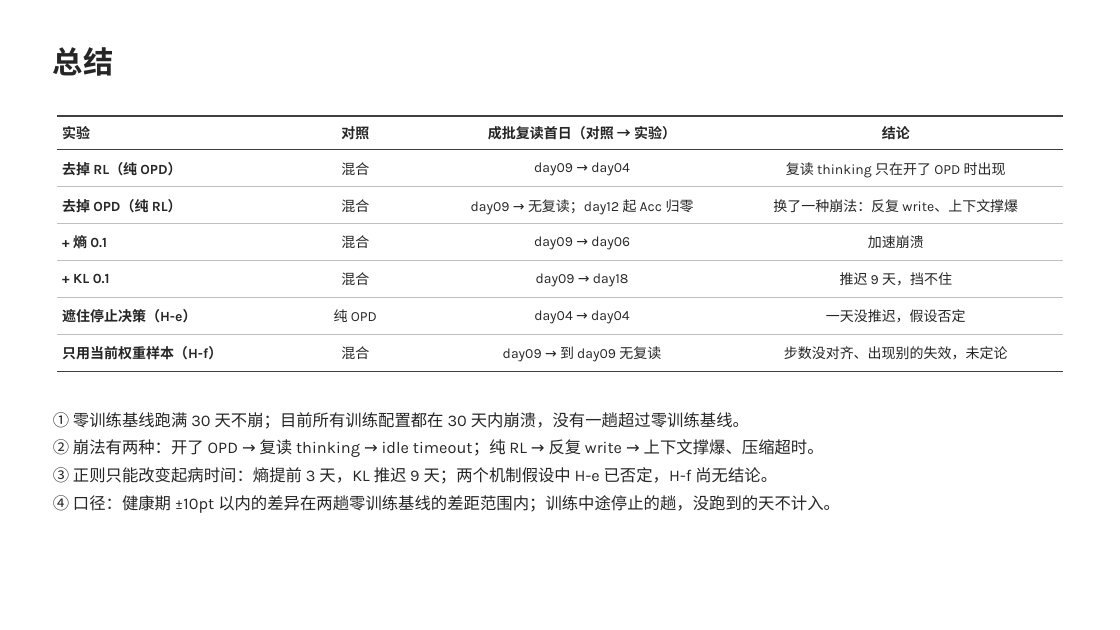
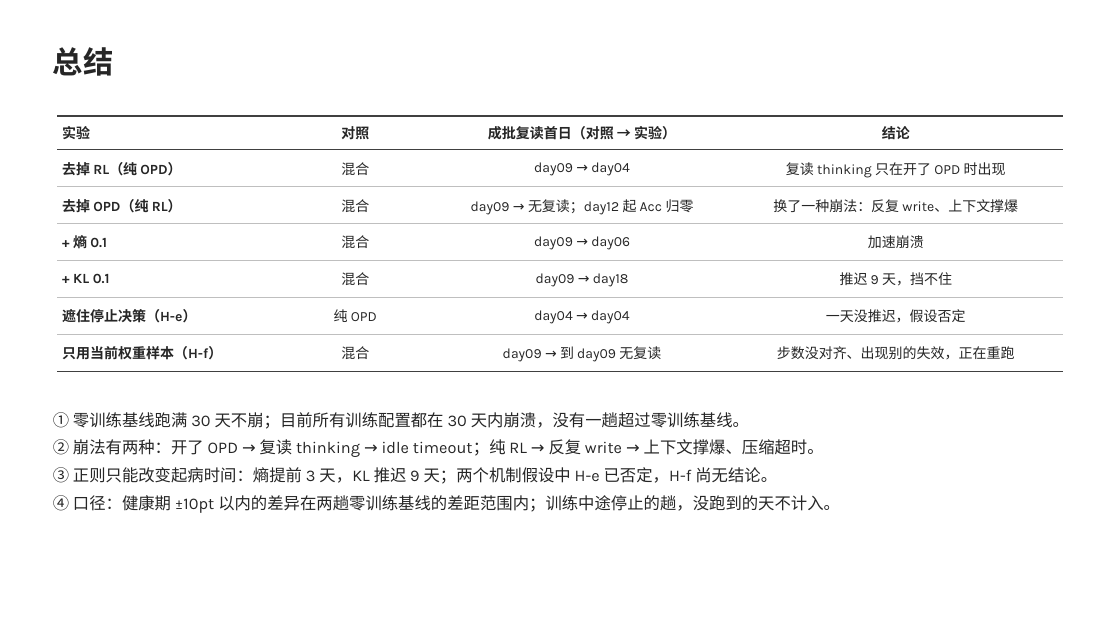
Before and after one commit to maoumao34-design/OpenClaw-RL, a slide deck: slide 9 of report/Openclaw-RL论文复现及迁移内容分享_MetaClaw进展.pptx. Drawn at 1120x630 pixels with LibreOffice and Linux fonts; fonts in the diff are those of the drawing; background and template pictures are left out. Boxes give left, top, right and bottom in pixels: in the first picture for what was removed or moved away, otherwise in the second. Text is boxed around its words. In the diff, an @@ line names an element or a change of style, - is before the commit and + after.

Commit message:
docs(report): add slide 10 on the ongoing H-f rerun (stale-trajectory filter)
The progress deck lacked the experiment currently in progress: training
only on samples from the current weights, to stop trajectories from
superseded weights updating the model. New slide 10 covers the problem
and its evidence (every batch after step 0 generated by the previous
weights, staleness 1.4-2.7x the step-0 floor), the diagnostic design and
validity checks, first-run results to day 9, and the rerun with its
step-aligned criteria (marked as a proposal, still unconfirmed in the
work log). Slides 8 and 9 now point to it. Originals unchanged; validate
passes.

```diff
--- a/report/Openclaw-RL论文复现及迁移内容分享_MetaClaw进展.pptx
+++ b/report/Openclaw-RL论文复现及迁移内容分享_MetaClaw进展.pptx
@@ table at (57, 116, 1063, 371) @@
-row 7, column 4: 步数没对齐、出现别的失效，未定论
+row 7, column 4: 步数没对齐、出现别的失效，正在重跑
```
Also in this commit, not shown: 1 other slide changed, 1 slide added, 2 other files.
